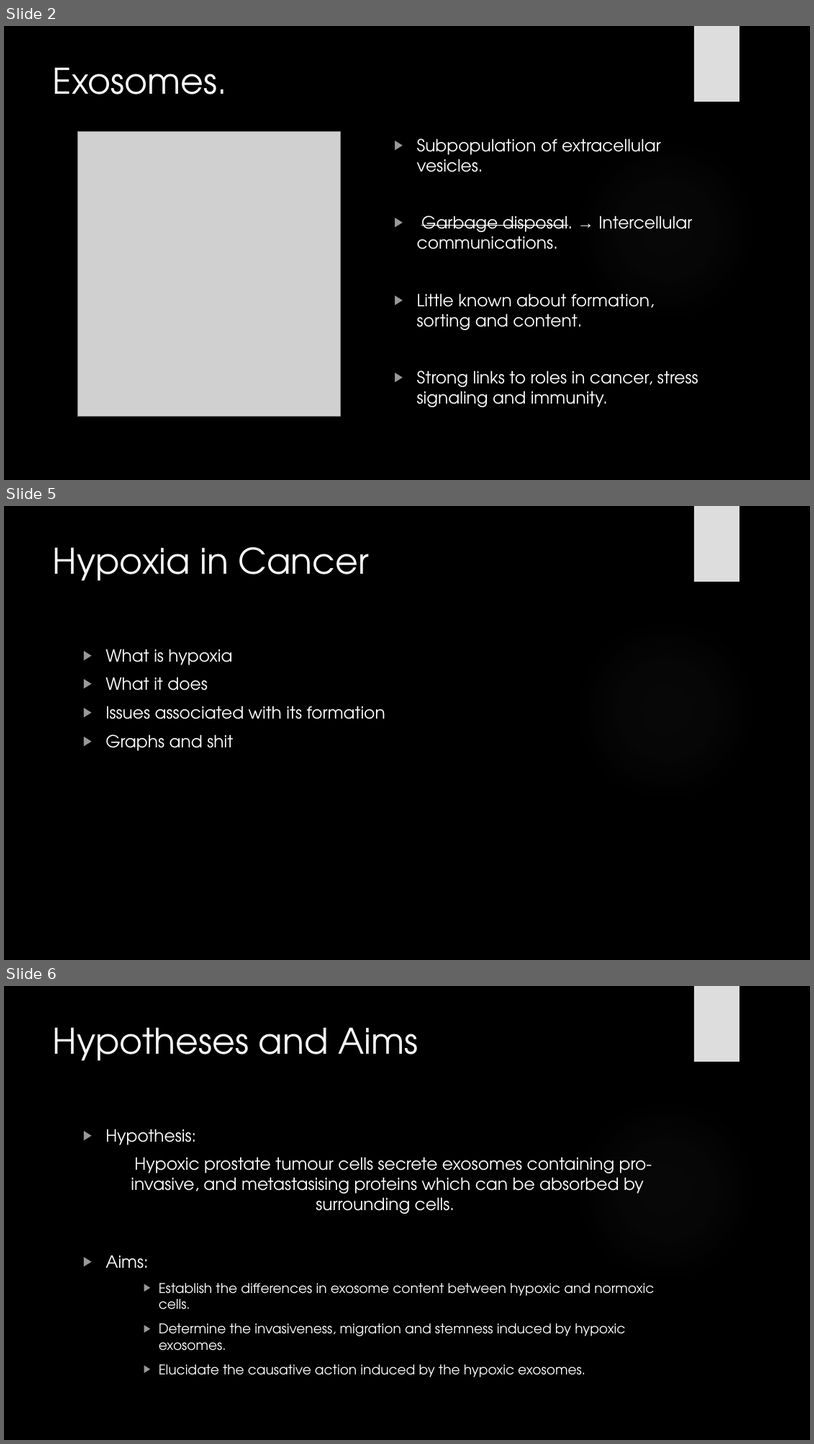
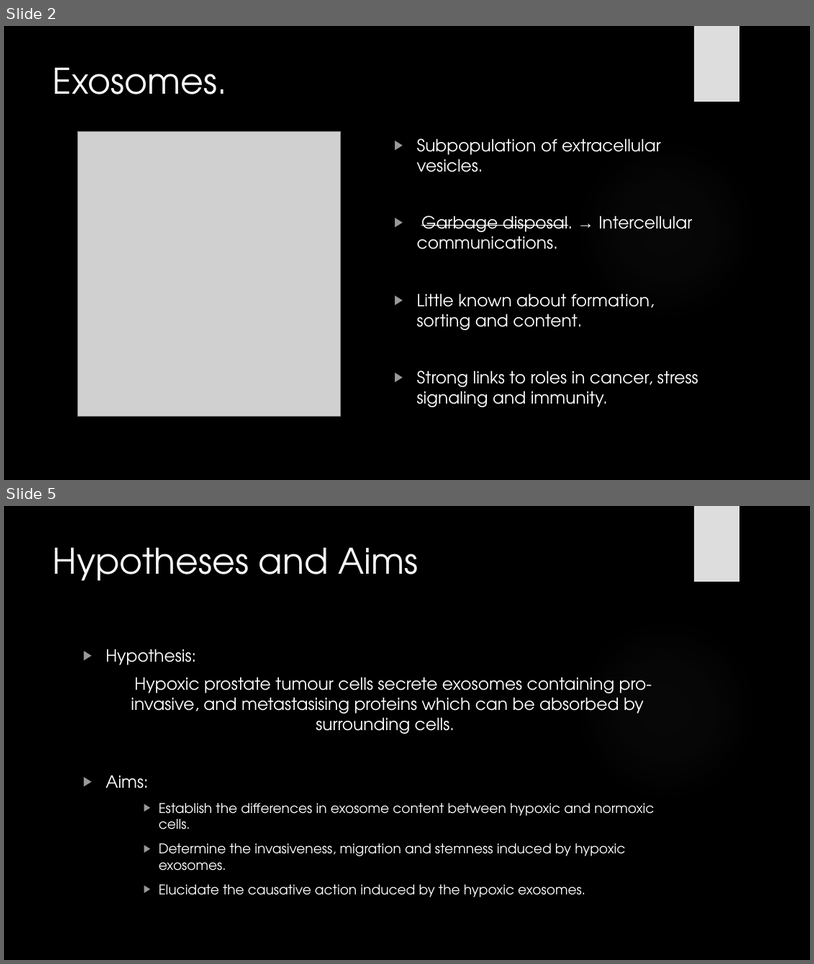
Before and after one commit to HarleyRobinson/Honours2, a slide deck: BackgroundInfo/JCslides.pptx. Shown one above the other, each under a label of ours: slides 2, 5 and 6 before the commit, slides 2 and 5 after it; the slides between them are not shown. The pictures are 814x1444 and 814x964 pixels, drawn with LibreOffice and Linux fonts; fonts in the diff are those of the drawing; grey boxes stand for pictures; background and template pictures are left out. Boxes give left, top, right and bottom in pixels: in the first picture for what was removed or moved away, otherwise in the second. Text is boxed around its words. In the diff, an @@ line names an element or a change of style, - is before the commit and + after.

```diff
--- a/BackgroundInfo/JCslides.pptx
+++ b/BackgroundInfo/JCslides.pptx
@@ slide 5 removed at (4, 506, 810, 960), background picture (left out); not listed: 2 template elements that a slide beside it also shows @@
@@ title removed at (53, 547, 370, 581) @@
-Hypoxia in Cancer
@@ text removed at (106, 649, 386, 751) @@
-▶ What is hypoxia
-▶ What it does
-▶ Issues associated with its formation
-▶ Graphs and shit
@@ what was slide 6 is now slide 5 @@
```
Also in this commit, not shown: 4 slides changed, 1 slide added, 1 other slide removed, 1 other file.
